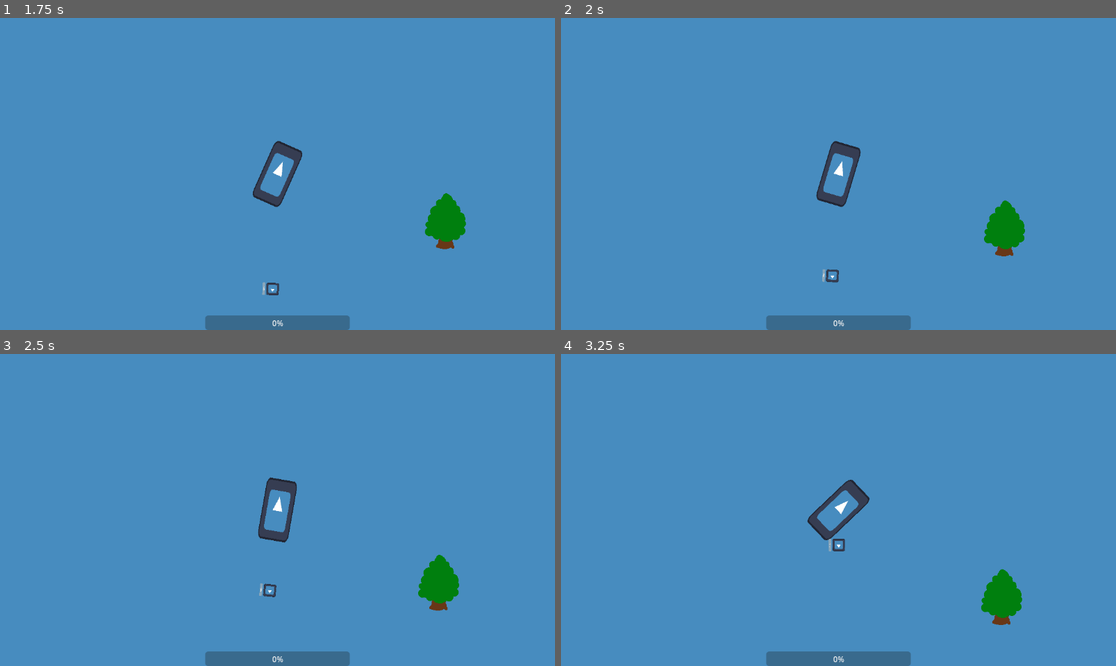
Above: before the commit, frames 1-4 (two rows, left to right).
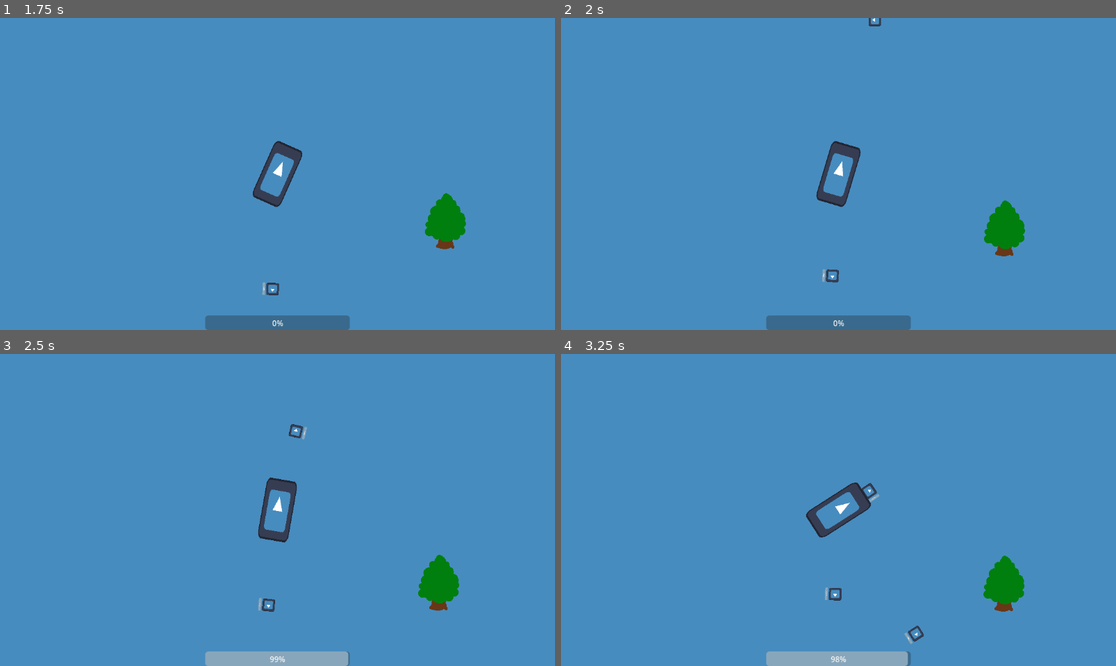
Above: after the commit, the same moments.

Repository: LeBulldoge/torqueterror
Game: Godot game, scene res://Main.tscn
The game is run twice, just before and just after one commit, with the same random seed, the same clock (stepped at 60 frames per second) and the same inputs. The engine's default icon, where the game draws it, is replaced by a stand-in: a white triangle on a blue panel in a dark square.
Inputs:
- Up to frame 1 (1.75 s): tap Enter at 0.5 s; hold D (steer_right) 0.53-1.28 s; tap S (decelerate) at 0.6, 1.35 s; hold A (steer_left) from 1.28 s (still down)
- Up to frame 2 (2 s): keep holding A (steer_left)
- Up to frame 3 (2.5 s): release A (steer_left) at 2.03 s; hold D (steer_right) from 2.03 s (still down); tap S (decelerate) at 2.1 s
- Up to frame 4 (3.25 s): release D (steer_right) at 2.78 s; hold W (accelerate) from 2.78 s (still down); tap S (decelerate) at 2.85 s

Frame 1 is identical in both runs. In frame 2, less than 0.1% of the frame differs, in the area x 55-58%, y 0-3%; in frame 3, 1.4%; in frame 4, 2.6%, in the area x 36-84%, y 40-100%.

Commit message:
Added dasher AI module
Currently there's a bug in godot that prevents resources marked as
'local to scene' that are in arrays from instantiating locally

Diff:
--- a/Main.gd
+++ b/Main.gd
@@ -1,7 +1,8 @@
 extends Node
 
 
-var enemy_scene := preload("res://enemy/Enemy.tscn")
+var ranged_enemy_scene = preload("res://enemy/ranged_enemy.tscn")
+var melee_enemy_scene = preload("res://enemy/melee_enemy.tscn")
 
 
 func _ready():
@@ -26,15 +27,24 @@
     return $SpawnPath/SpawnPoint.global_position
 
 
+func setup_ranged_enemy() -> Enemy:
+    var enemy = ranged_enemy_scene.instantiate()
+    enemy.ai_modules.append(Attacker.new())
+    enemy.ai_modules.append(Dasher.new())
+    return enemy
+
+
+func setup_melee_enemy() -> Enemy:
+    var enemy = melee_enemy_scene.instantiate()
+    enemy.ai_modules.append(Attacker.new())
+    enemy.ai_modules.append(Chaser.new())
+    return enemy
+
+
 func _on_spawn_timer_timeout():
-    var enemy := enemy_scene.instantiate() as Enemy
+    var enemy = setup_ranged_enemy() if randi_range(0, 1) == 0 else setup_melee_enemy()
 
     enemy.target = $Map/Player
-    enemy.speed = 200
-
-    enemy.weapon = Weapon.new(1, randi_range(0, Weapon.WeaponType.size() - 1))
-    enemy.health = Health.new(25)
-
     enemy.global_position = get_point_outside_viewport()
 
     $Map.add_child(enemy)
--- a/Main.tscn
+++ b/Main.tscn
@@ -26,7 +26,6 @@
 texture = ExtResource("2_d3qhu")
 
 [node name="SpawnTimer" type="Timer" parent="."]
-one_shot = true
 
 [node name="SpawnPath" type="Path2D" parent="."]
 curve = SubResource("Curve2D_2f5cj")
--- a/ai/ai_module.gd
+++ b/ai/ai_module.gd
@@ -1,5 +1,6 @@
 class_name AIModule
 extends Resource
 
+
 func perform(enemy: Enemy):
     pass
--- a/ai/attacker.tres
+++ b/ai/attacker.tres
@@ -1,6 +1,6 @@
-[gd_resource type="Resource" script_class="Ranged" load_steps=2 format=3 uid="uid://ng1j5fewnk7l"]
+[gd_resource type="Resource" script_class="Attacker" load_steps=2 format=3 uid="uid://ng1j5fewnk7l"]
 
-[ext_resource type="Script" path="res://ai/attacker.gd" id="1_a81wu"]
+[ext_resource type="Script" path="res://ai/attacker.gd" id="1_i27ca"]
 
 [resource]
-script = ExtResource("1_a81wu")
+script = ExtResource("1_i27ca")
--- a/ai/chaser.gd
+++ b/ai/chaser.gd
@@ -1,5 +1,6 @@
 class_name Chaser
 extends AIModule
+
 
 func perform(enemy: Enemy):
     enemy.look_at(enemy.target.position)
--- a/ai/dasher.gd
+++ b/ai/dasher.gd
@@ -3,16 +3,35 @@
 
 var is_dashing = false
 
+var elapsed = 0
+var target: Vector2
+@export var dash_time = 1.0
+
+
 func perform(enemy: Enemy):
-	if enemy.position.distance_to(enemy.target.position) < 150 && not is_dashing:
-		await dash(enemy)
+    if enemy.position.distance_to(enemy.target.position) < 150 and not is_dashing:
+        start_dash(enemy)
+        return
+
+    if is_dashing:
+        dash(enemy)
+        if elapsed >= dash_time:
+            stop_dash()
+    else:
+        super.perform(enemy)
 
 
 func dash(enemy: Enemy):
-	is_dashing = true
-	var elapsed = 0
-	var dash_time = 1.0
+    enemy.position = enemy.position.lerp(target, (elapsed / dash_time * 0.1))
+    elapsed += enemy.get_process_delta_time()
 
-	while elapsed < dash_time:
-		enemy.position = enemy.position.lerp(enemy.position + -enemy.transform.x * 20, (elapsed / dash_time))
-		elapsed += enemy.get_process_delta_time()
+
+func start_dash(enemy: Enemy):
+    is_dashing = true
+    target = enemy.position + (-enemy.position.direction_to(enemy.target.position) * 200)
+
+
+func stop_dash():
+    elapsed = 0
+    target = Vector2.ZERO
+    is_dashing = false
--- a/ai/dasher.tres
+++ b/ai/dasher.tres
@@ -3,4 +3,6 @@
 [ext_resource type="Script" path="res://ai/dasher.gd" id="1_56ca7"]
 
 [resource]
+resource_local_to_scene = true
 script = ExtResource("1_56ca7")
+dash_time = 1.0
--- a/enemy/Enemy.tscn
+++ /dev/null
@@ -1,32 +0,0 @@
-[gd_scene load_steps=6 format=3 uid="uid://cvcqrhnsop3m7"]
-
-[ext_resource type="Script" path="res://enemy/enemy.gd" id="1_onqrk"]
-[ext_resource type="Texture2D" uid="uid://bqs2kod2xac7k" path="res://icon.svg" id="2_3pnbj"]
-[ext_resource type="Resource" uid="uid://ng1j5fewnk7l" path="res://ai/attacker.tres" id="2_fh1ns"]
-[ext_resource type="Resource" uid="uid://cgdjf571wdqxq" path="res://ai/chaser.tres" id="2_o0xtq"]
-
-[sub_resource type="CircleShape2D" id="CircleShape2D_qy78n"]
-radius = 14.0357
-
-[node name="Enemy" type="CharacterBody2D" groups=["enemies"]]
-script = ExtResource("1_onqrk")
-ai_modules = Array[Resource("res://ai/ai_module.gd")]([ExtResource("2_o0xtq"), ExtResource("2_fh1ns")])
-
-[node name="Sprite2D" type="Sprite2D" parent="."]
-rotation = -1.5708
-scale = Vector2(0.2, 0.2)
-texture = ExtResource("2_3pnbj")
-
-[node name="CollisionShape2D" type="CollisionShape2D" parent="."]
-shape = SubResource("CircleShape2D_qy78n")
-
-[node name="HealthBar" type="ProgressBar" parent="."]
-anchors_preset = 5
-anchor_left = 0.5
-anchor_right = 0.5
-offset_left = -13.0
-offset_top = -21.0
-offset_right = 117.0
-offset_bottom = 6.0
-grow_horizontal = 2
-scale = Vector2(0.2, 0.2)
--- a/enemy/enemy.gd
+++ b/enemy/enemy.gd
@@ -6,7 +6,6 @@
 @export var weapon: Weapon
 
 @export var ai_modules: Array[AIModule]
-
 @export var speed := 0
 
 var target: Node2D
--- /dev/null
+++ b/enemy/enemy.tscn
@@ -0,0 +1,29 @@
+[gd_scene load_steps=4 format=3 uid="uid://cvcqrhnsop3m7"]
+
+[ext_resource type="Script" path="res://enemy/enemy.gd" id="1_uauwc"]
+[ext_resource type="Texture2D" uid="uid://bqs2kod2xac7k" path="res://icon.svg" id="2_ugcws"]
+
+[sub_resource type="CircleShape2D" id="CircleShape2D_qy78n"]
+radius = 14.0357
+
+[node name="Enemy" type="CharacterBody2D" groups=["enemies"]]
+script = ExtResource("1_uauwc")
+
+[node name="Sprite2D" type="Sprite2D" parent="."]
+rotation = -1.5708
+scale = Vector2(0.2, 0.2)
+texture = ExtResource("2_ugcws")
+
+[node name="CollisionShape2D" type="CollisionShape2D" parent="."]
+shape = SubResource("CircleShape2D_qy78n")
+
+[node name="HealthBar" type="ProgressBar" parent="."]
+anchors_preset = 5
+anchor_left = 0.5
+anchor_right = 0.5
+offset_left = -13.0
+offset_top = -21.0
+offset_right = 117.0
+offset_bottom = 6.0
+grow_horizontal = 2
+scale = Vector2(0.2, 0.2)
--- /dev/null
+++ b/enemy/melee_enemy.tscn
@@ -0,0 +1,47 @@
+[gd_scene load_steps=8 format=3 uid="uid://c0qyhk0615wpr"]
+
+[ext_resource type="Script" path="res://enemy/enemy.gd" id="1_tj1hn"]
+[ext_resource type="Texture2D" uid="uid://bqs2kod2xac7k" path="res://icon.svg" id="2_nj8b1"]
+[ext_resource type="Script" path="res://resources/health.gd" id="2_tofkq"]
+[ext_resource type="Script" path="res://resources/weapon.gd" id="3_frbuk"]
+
+[sub_resource type="Resource" id="Resource_43c8l"]
+resource_local_to_scene = true
+script = ExtResource("2_tofkq")
+max_health = 25
+
+[sub_resource type="Resource" id="Resource_0vkyt"]
+resource_local_to_scene = true
+script = ExtResource("3_frbuk")
+damage = 1
+type = 0
+range = 50
+attack_cooldown = 1
+
+[sub_resource type="CircleShape2D" id="CircleShape2D_qy78n"]
+radius = 14.0357
+
+[node name="Enemy" type="CharacterBody2D" groups=["enemies"]]
+script = ExtResource("1_tj1hn")
+health = SubResource("Resource_43c8l")
+weapon = SubResource("Resource_0vkyt")
+speed = 300
+
+[node name="Sprite2D" type="Sprite2D" parent="."]
+rotation = -1.5708
+scale = Vector2(0.2, 0.2)
+texture = ExtResource("2_nj8b1")
+
+[node name="CollisionShape2D" type="CollisionShape2D" parent="."]
+shape = SubResource("CircleShape2D_qy78n")
+
+[node name="HealthBar" type="ProgressBar" parent="."]
+anchors_preset = 5
+anchor_left = 0.5
+anchor_right = 0.5
+offset_left = -13.0
+offset_top = -21.0
+offset_right = 117.0
+offset_bottom = 6.0
+grow_horizontal = 2
+scale = Vector2(0.2, 0.2)
--- /dev/null
+++ b/enemy/ranged_enemy.tscn
@@ -0,0 +1,47 @@
+[gd_scene load_steps=8 format=3 uid="uid://ct586xmf8u3f0"]
+
+[ext_resource type="Script" path="res://enemy/enemy.gd" id="1_ce1f0"]
+[ext_resource type="Script" path="res://resources/health.gd" id="2_5rgqe"]
+[ext_resource type="Texture2D" uid="uid://bqs2kod2xac7k" path="res://icon.svg" id="2_f0tpk"]
+[ext_resource type="Script" path="res://resources/weapon.gd" id="3_wu3xp"]
+
+[sub_resource type="Resource" id="Resource_evbdx"]
+resource_local_to_scene = true
+script = ExtResource("2_5rgqe")
+max_health = 25
+
+[sub_resource type="Resource" id="Resource_isno2"]
+resource_local_to_scene = true
+script = ExtResource("3_wu3xp")
+damage = 1
+type = 1
+range = 200
+attack_cooldown = 1
+
+[sub_resource type="CircleShape2D" id="CircleShape2D_qy78n"]
+radius = 14.0357
+
+[node name="Enemy" type="CharacterBody2D" groups=["enemies"]]
+script = ExtResource("1_ce1f0")
+health = SubResource("Resource_evbdx")
+weapon = SubResource("Resource_isno2")
+speed = 200
+
+[node name="Sprite2D" type="Sprite2D" parent="."]
+rotation = -1.5708
+scale = Vector2(0.2, 0.2)
+texture = ExtResource("2_f0tpk")
+
+[node name="CollisionShape2D" type="CollisionShape2D" parent="."]
+shape = SubResource("CircleShape2D_qy78n")
+
+[node name="HealthBar" type="ProgressBar" parent="."]
+anchors_preset = 5
+anchor_left = 0.5
+anchor_right = 0.5
+offset_left = -13.0
+offset_top = -21.0
+offset_right = 117.0
+offset_bottom = 6.0
+grow_horizontal = 2
+scale = Vector2(0.2, 0.2)
